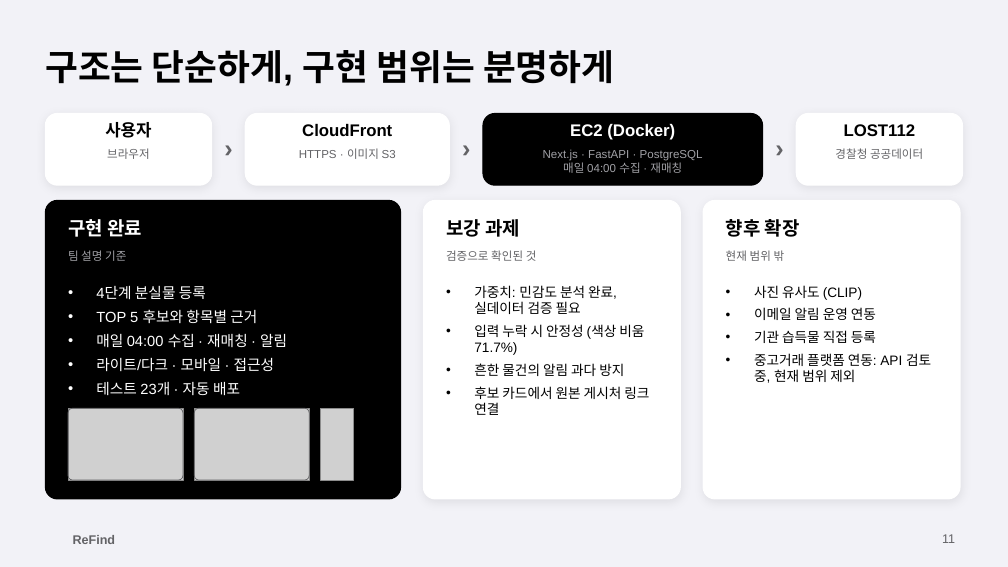
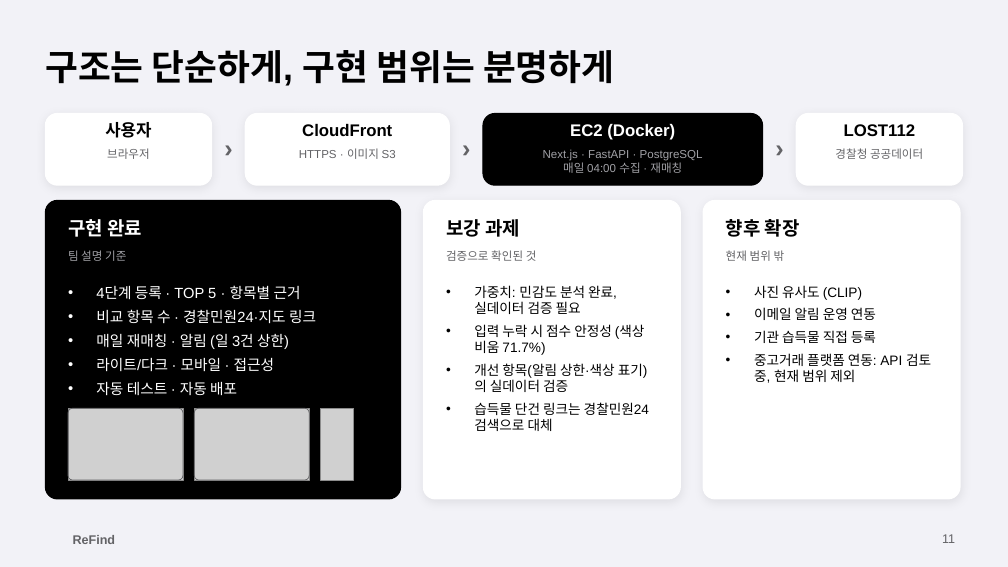
Before and after one commit to Terra0305/ICTbuild-upProject, a slide deck: slide 11 of docs/ReFind-final-presentation.video-only.pptx. Drawn at 1008x567 pixels with LibreOffice and Linux fonts; fonts in the diff are those of the drawing; grey boxes stand for pictures; background and template pictures are left out. Boxes give left, top, right and bottom in pixels: in the first picture for what was removed or moved away, otherwise in the second. Text is boxed around its words. In the diff, an @@ line names an element or a change of style, - is before the commit and + after.

```diff
--- a/docs/ReFind-final-presentation.video-only.pptx
+++ b/docs/ReFind-final-presentation.video-only.pptx
@@ text at box(96, 285, 316, 349): text changed @@
-• 4단계 분실물 등록
-• TOP 5 후보와 항목별 근거
-• 매일 04:00 수집 · 재매칭 · 알림
+• 4단계 등록 · TOP 5 · 항목별 근거
+• 비교 항목 수 · 경찰민원24·지도 링크
+• 매일 재매칭 · 알림 (일 3건 상한)
@@ text at box(474, 324, 649, 431): text changed @@
-• 입력 누락 시 안정성 (색상 비움 71.7%)
-• 흔한 물건의 알림 과다 방지
-• 후보 카드에서 원본 게시처 링크 연결
+• 입력 누락 시 점수 안정성 (색상 비움 71.7%)
+• 개선 항목(알림 상한·색상 표기)의 실데이터 검증
+• 습득물 단건 링크는 경찰민원24 검색으로 대체
@@ text at box(96, 382, 237, 395): text changed @@
-• 테스트 23개 · 자동 배포
+• 자동 테스트 · 자동 배포
```
Also in this commit, not shown: 3 other slides changed, 3 other files.
